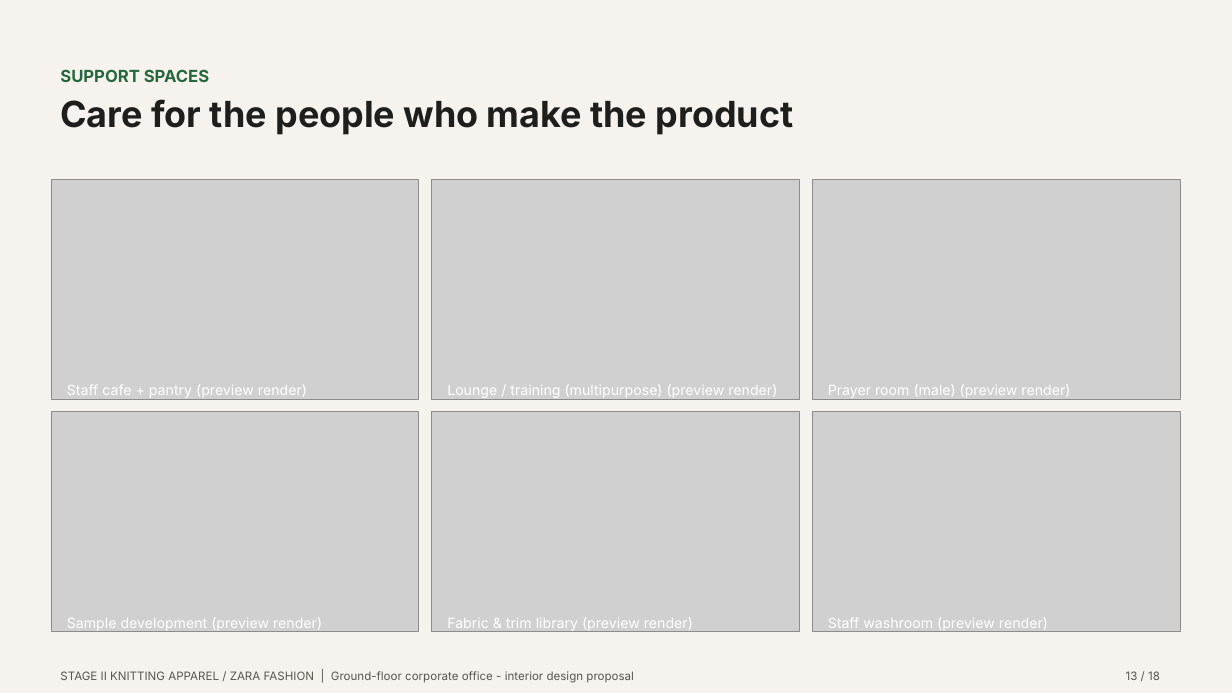
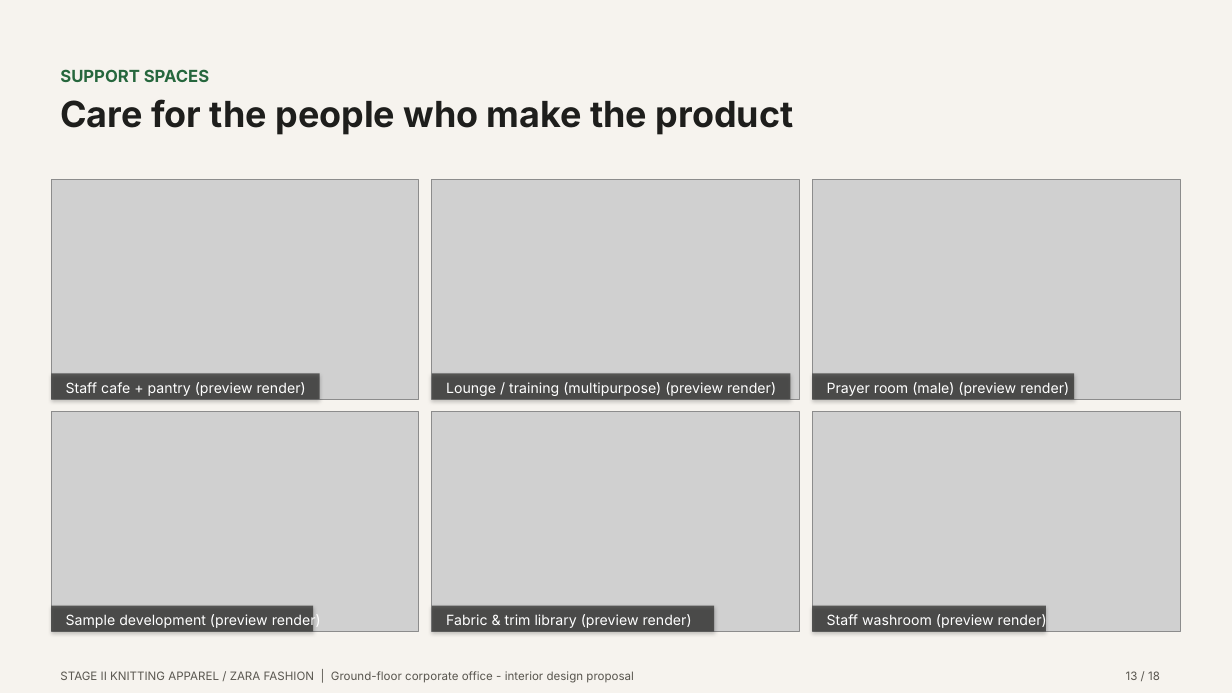
Before and after one commit to i-m-r-a-n/Practice01, a slide deck: slide 13 of GARMENT_OFFICE_FINAL_PRESENTATION/03_PRESENTATION/Garment_Office_Design_Pitch.pptx. Drawn at 1232x693 pixels with LibreOffice and Linux fonts; fonts in the diff are those of the drawing; grey boxes stand for pictures. Boxes give left, top, right and bottom in pixels: in the first picture for what was removed or moved away, otherwise in the second. Text is boxed around its words. In the diff, an @@ line names an element or a change of style, - is before the commit and + after.

```diff
--- a/GARMENT_OFFICE_FINAL_PRESENTATION/03_PRESENTATION/Garment_Office_Design_Pitch.pptx
+++ b/GARMENT_OFFICE_FINAL_PRESENTATION/03_PRESENTATION/Garment_Office_Design_Pitch.pptx
@@ rectangle added at [52, 373, 320, 399], fill #141412 at 62% opacity @@
@@ rectangle added at [432, 373, 790, 399], fill #141412 at 62% opacity @@
@@ rectangle added at [812, 373, 1074, 399], fill #141412 at 62% opacity @@
@@ rectangle added at [52, 606, 313, 632], fill #141412 at 62% opacity @@
@@ rectangle added at [432, 606, 714, 632], fill #141412 at 62% opacity @@
@@ 3 texts: place and size @@
-3 texts at [67, 617, 1048, 632]
+3 texts at [66, 613, 1047, 629]
@@ rectangle added at [812, 606, 1046, 632], fill #141412 at 62% opacity @@
```
Also in this commit, not shown: 14 other slides changed, 22 other files.
